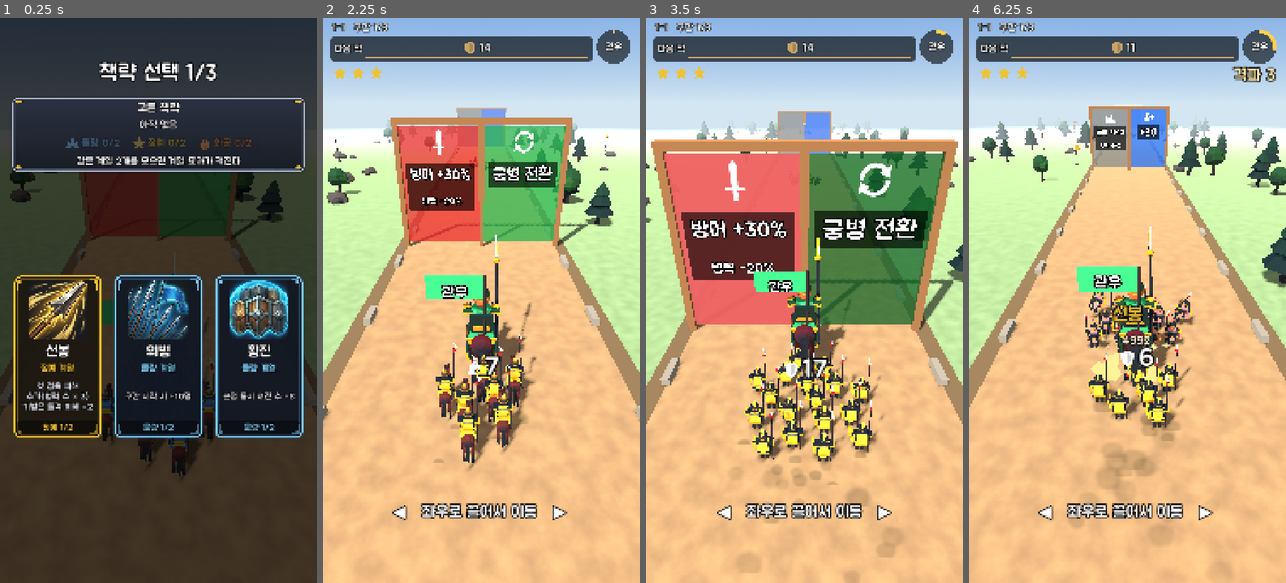
Above: before the commit, frames 1-4 (left to right).
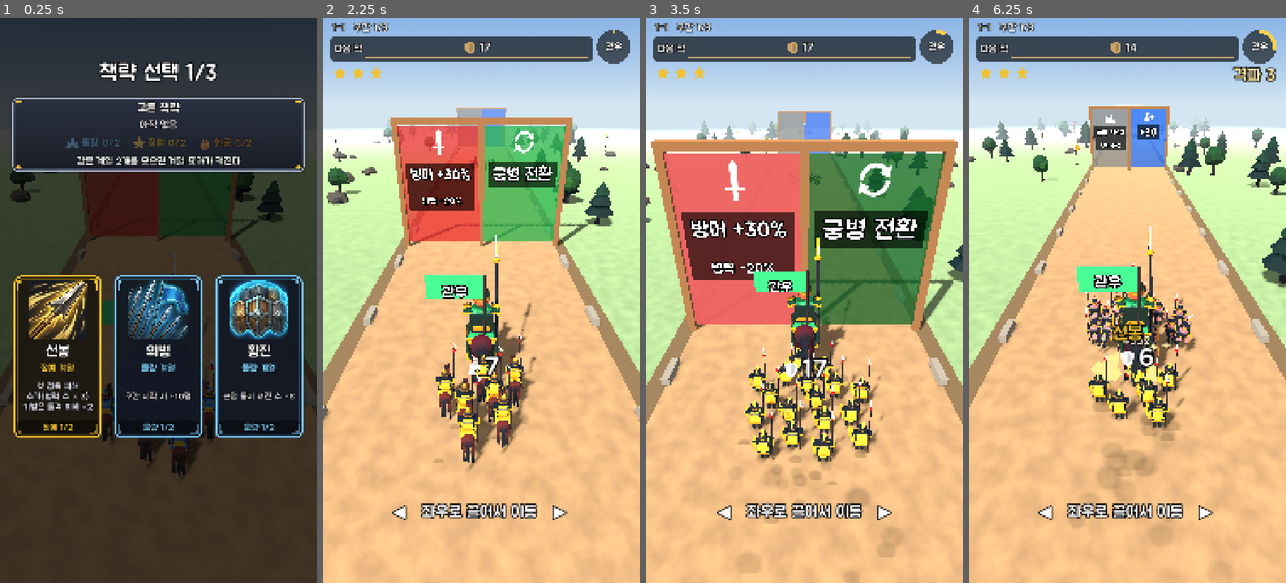
Above: after the commit, the same moments.

Repository: amourtard/samguk-gate-runner
Game: Godot game, scene res://scenes/run.tscn
The game is run twice, just before and just after one commit, with the same random seed, the same clock (stepped at 60 frames per second) and the same inputs. This scene is started directly instead of the project's main scene.
Inputs (mouse positions are in pixels of both pictures, inside the frame that each line leads up to):
- Up to frame 1 (0.25 s): no input
- Up to frame 2 (2.25 s): click (380, 357) at 0.52 s; click (481, 357) at 1.27 s; click (582, 357) at 2.02 s
- Up to frame 3 (3.5 s): tap Enter at 2.75 s; move the mouse to (874, 272) at 2.77 s; hold Up from 2.78 s (still down); tap 1 at 2.85 s
- Up to frame 4 (6.25 s): move the mouse to (1064, 328) at 3.52 s; release Up at 3.53 s; hold Down 3.53-4.28 s; tap one key every 0.75 s from 3.6 s: 2 3 G 1; move the mouse to (1159, 176) at 4.27 s; hold Up 4.28-5.78 s; move the mouse to (1111, 413) at 5.02 s; move the mouse to (1222, 385) at 5.77 s; hold Down from 5.78 s (still down)

The runs differ from the first frame. In frame 2, less than 0.1% of the frame differs, in the area x 46-54%, y 4-27%; in frame 3, less than 0.1%; in frame 4, 2.2%, in the area x 36-72%, y 4-61%.

Commit message:
단계 Q: 세 번째 외부 검토 의견 반영
- 적 무리 비율 완만화, 좁은 다리 동시 교전 수 10, 적 합계 재조정
- 제갈량 기술: 근접 병종이면 맞붙을 때 발동
- 접촉 순간 책략 이름은 가진 것만 쌓고, 보스전에서는 아군 위에 표시

Co-Authored-By: Claude Fable 5.2 <noreply@anthropic.com>
Claude-Session: https://claude.ai/code/session_01TQ4vcan5Tw6BXrW61aU9QJ

Diff:
--- a/data/stages.json
+++ b/data/stages.json
@@ -5,16 +5,16 @@
 		"gates": [15, 75, 100],
 		"enemies": [45, 125]
 	},
-	"enemy_group_weights": [0.08, 0.11, 0.14, 0.18, 0.22, 0.27],
+	"enemy_group_weights": [0.10, 0.13, 0.15, 0.18, 0.20, 0.24],
 	"boss": {
 		"unit": "boss",
 		"distance_after_last_section": 30
 	},
 	"list": [
 		{ "id": "1-1", "composition": { "infantry": 1.0 }, "enemy_total": 170, "bridge_section": 0, "boss_health": 2600 },
-		{ "id": "1-2", "composition": { "infantry": 0.7, "archer": 0.3 }, "enemy_total": 195, "bridge_section": 0, "boss_health": 2800 },
-		{ "id": "1-3", "composition": { "archer": 0.6, "infantry": 0.4 }, "enemy_total": 225, "bridge_section": 2, "boss_health": 3200 },
-		{ "id": "1-4", "composition": { "cavalry": 0.5, "infantry": 0.5 }, "enemy_total": 165, "bridge_section": 0, "boss_health": 3000 },
-		{ "id": "1-5", "composition": { "infantry": 0.4, "archer": 0.3, "cavalry": 0.3 }, "enemy_total": 220, "bridge_section": 3, "boss_health": 3000 }
+		{ "id": "1-2", "composition": { "infantry": 0.7, "archer": 0.3 }, "enemy_total": 190, "bridge_section": 0, "boss_health": 2800 },
+		{ "id": "1-3", "composition": { "archer": 0.6, "infantry": 0.4 }, "enemy_total": 215, "bridge_section": 2, "boss_health": 3200 },
+		{ "id": "1-4", "composition": { "cavalry": 0.5, "infantry": 0.5 }, "enemy_total": 160, "bridge_section": 0, "boss_health": 3000 },
+		{ "id": "1-5", "composition": { "infantry": 0.4, "archer": 0.3, "cavalry": 0.3 }, "enemy_total": 210, "bridge_section": 3, "boss_health": 3000 }
 	]
 }
--- a/data/tuning.json
+++ b/data/tuning.json
@@ -9,7 +9,7 @@
 		"speed_ratio": 0.5
 	},
 	"melee_engage_limit": 20,
-	"melee_engage_limit_bridge": 8,
+	"melee_engage_limit_bridge": 10,
 	"melee_engage_limit_boss": 40,
 	"ranged_fire_limit": 40,
 	"combat": {
--- a/scripts/hero.gd
+++ b/scripts/hero.gd
@@ -21,9 +21,10 @@
 
 
 ## 한 번의 계산. target_gap은 전방 적 무리까지의 거리(없으면 INF), target_count는 그 무리의 병력 수,
-## target_is_boss는 그 무리가 보스인가, threatened는 지금 공격을 받고 있거나 곧 받는가(근접 교전 중, 보스 공격 예고).
+## target_is_boss는 그 무리가 보스인가, threatened는 지금 공격을 받고 있거나 곧 받는가(근접 교전 중, 보스 공격 예고),
+## in_contact는 근접 교전 중인가, ranged는 아군이 원거리 병종인가.
 ## 반환값: activated(이번에 발동했는가), strike_damage(전방 적에게 줄 피해)
-func tick(dt: float, army: Army, target_gap: float, target_count := 0, target_is_boss := false, threatened := false) -> Dictionary:
+func tick(dt: float, army: Army, target_gap: float, target_count := 0, target_is_boss := false, threatened := false, in_contact := false, ranged := true) -> Dictionary:
 	var events := {"activated": false, "strike_damage": 0.0}
 
 	# 지속 효과가 끝나면 원래대로 되돌린다
@@ -52,8 +53,10 @@
 			_apply_buff(army, true)
 			_active_left = float(_skill["duration"])
 		"focus":
-			# 적이 사거리 안에 들어올 때까지 기다린다
-			if target_gap > float(_skill.get("target_range", INF)):
+			# 원거리 병종이면 적이 사거리 안에 들어올 때까지, 근접 병종으로 바뀌어 있으면 맞붙을 때까지 기다린다
+			if ranged and target_gap > float(_skill.get("target_range", INF)):
+				return events
+			if not ranged and not in_contact:
 				return events
 			_apply_buff(army, true)
 			_active_left = float(_skill["duration"])
--- a/scripts/run.gd
+++ b/scripts/run.gd
@@ -420,10 +420,12 @@
 			print("접촉: 아군 ", army.count, " / 적 ", _combat.enemy_count())
 			_shake_time = float(_tuning["screen_shake_duration"])
 			# 접촉 순간 터지는 책략을 적 무리 위에 띄운다
-			var enemy_anchor := _damage_anchor(_enemy_groups[0].global_position)
-			_show_strategy_trigger("fire_attack", enemy_anchor)
-			_show_strategy_trigger("vanguard", enemy_anchor - Vector2(0.0, float(_visual["hud"]["delta_font_size"])))
-			_show_strategy_trigger("chain", enemy_anchor - Vector2(0.0, float(_visual["hud"]["delta_font_size"]) * 2.0))
+			# 가진 것만 차례로 위로 쌓는다. 보스에게 붙었을 때는 보스 몸과 피해 숫자를 가리지 않게 아군 무리 위에 띄운다
+			var trigger_anchor := _popup_anchor() if _enemy_groups[0].is_boss else _damage_anchor(_enemy_groups[0].global_position)
+			for id: String in ["fire_attack", "vanguard", "chain"]:
+				if _strategy.has(id):
+					_show_strategy_trigger(id, trigger_anchor)
+					trigger_anchor -= Vector2(0.0, float(_visual["hud"]["delta_font_size"]))
 		if events["ally_fired"] or events["enemy_fired"]:
 			_sfx.play("arrow")
 			# 화살이 날아가 닿을 무렵 맞는 소리를 낸다
@@ -524,7 +526,9 @@
 	var threatened := _combat != null and _combat.in_contact
 	if _in_boss_section() and _boss_pattern != null:
 		threatened = _boss_pattern.warning_zone >= 0 or not _boss_pattern.incoming_targets().is_empty()
-	var events := _hero.tick(delta, army, gap, target_count, target_is_boss, threatened)
+	var in_contact := _combat != null and _combat.in_contact
+	var ranged := float(_units[army.unit_type]["range"]) > 0.0
+	var events := _hero.tick(delta, army, gap, target_count, target_is_boss, threatened, in_contact, ranged)
 	if not events["activated"]:
 		return
 	if float(events["strike_damage"]) > 0.0 and _combat != null:
